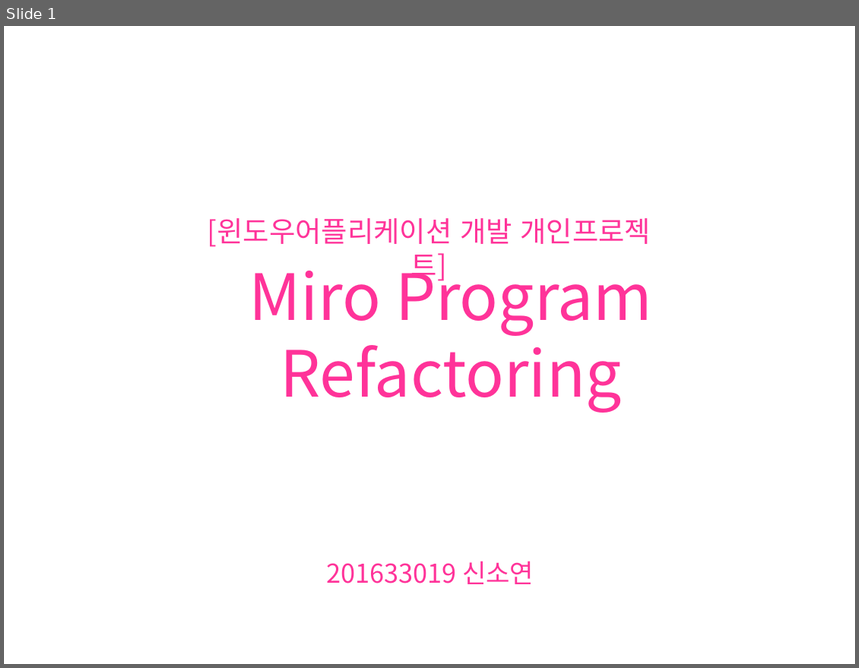
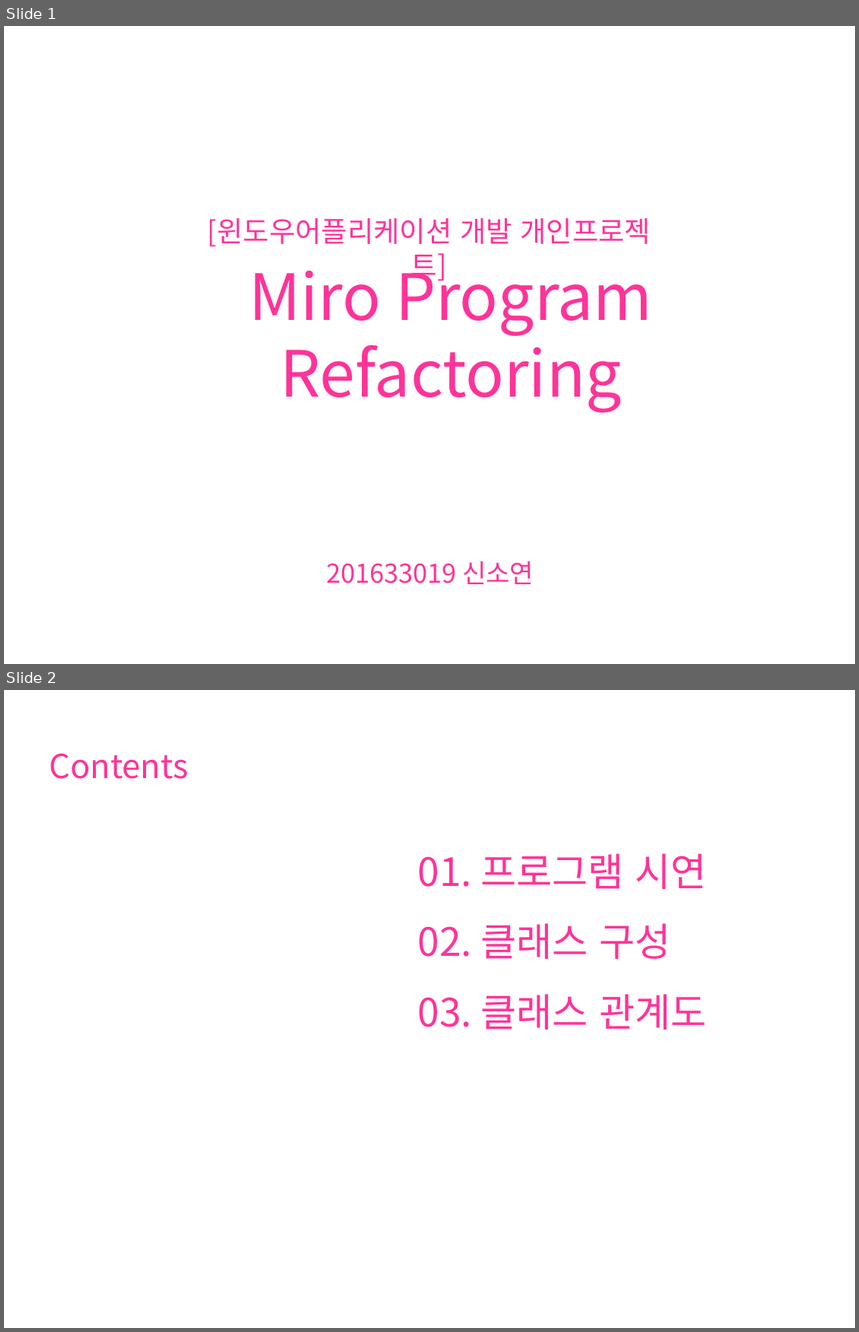
Before and after one commit to shinsoyeon16/MiroProgram_csRefactoring, a slide deck: 윈도우어플리케이션개발_개별발표2_MiroRefactoring_201633019신소연.pptx. Shown one above the other, each under a label of ours: slide 1 before the commit, slides 1 and 2 after it. The pictures are 859x668 and 859x1332 pixels, drawn with LibreOffice and Linux fonts; fonts in the diff are those of the drawing; background and template pictures are left out. Boxes give left, top, right and bottom in pixels: in the first picture for what was removed or moved away, otherwise in the second. Text is boxed around its words. In the diff, an @@ line names an element or a change of style, - is before the commit and + after.

```diff
--- a/윈도우어플리케이션개발_개별발표2_MiroRefactoring_201633019신소연.pptx
+++ b/윈도우어플리케이션개발_개별발표2_MiroRefactoring_201633019신소연.pptx
@@ slide 2 added at [4,690,855,1328], background picture (left out) @@
@@ text added at [49,753,188,779], 28 pt, text #FF3399 @@
+Contents
@@ text added at [418,853,707,1030], 33 pt, text #FF3399 @@
+01. 프로그램 시연
+02. 클래스 구성
+03. 클래스 관계도
```
Also in this commit, not shown: 10 other slides added, 8 slides removed, 1 other file.
